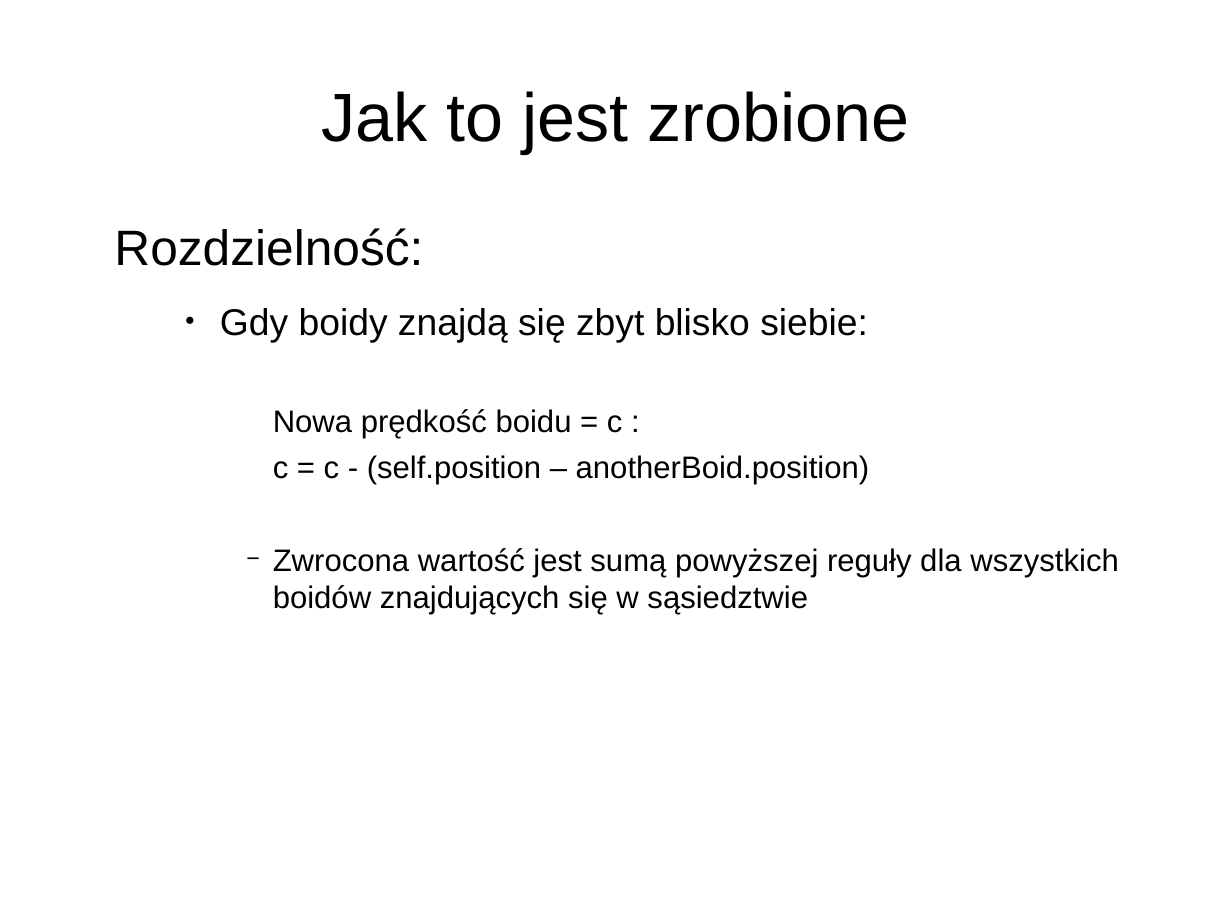
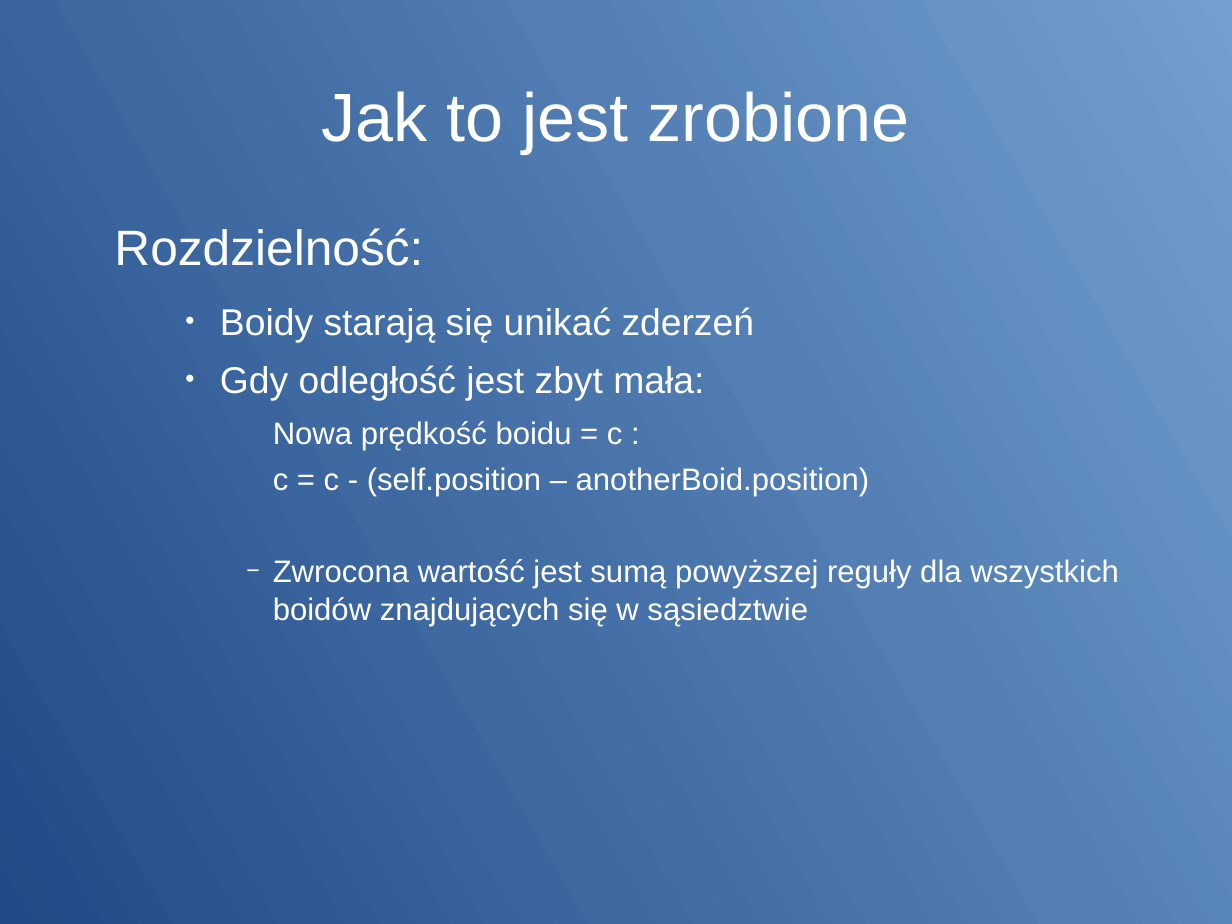
Before and after one commit to janwojcik5/HerdSimulation, a slide deck: slide 8 of Prezentacja.odp. Drawn at 1232x924 pixels with LibreOffice and Linux fonts; fonts in the diff are those of the drawing. Boxes give left, top, right and bottom in pixels: in the first picture for what was removed or moved away, otherwise in the second. Text is boxed around its words. In the diff, an @@ line names an element or a change of style, - is before the commit and + after.

```diff
--- a/Prezentacja.odp
+++ b/Prezentacja.odp
@@ background #FFFFFF to gradient #729FCF to #709DCE to #6F9CCC to #6D9ACB to #6B98C9 to #6A97C8 @@
@@ title "Jak to jest zrobione" at [321,91,909,153]: text colour #000000 to #FFFFFF @@
@@ text at [114,228,1119,626]: text colour #000000 to #FFFFFF in "Rozdzielność:", "Nowa prędkość boidu = c :", "c = c - (self.position – anotherBoid.position)", "Zwrocona wartość jest sumą powyższej reguły dla ..."; bullet colour #000000 to #FFFFFF @@
@@ text at [220,307,755,400]: text changed; text colour #000000 to #FFFFFF @@
-    ● Gdy boidy znajdą się zbyt blisko siebie:
+    ● Boidy starają się unikać zderzeń
+    ● Gdy odległość jest zbyt mała:
```
Also in this commit, not shown: 7 other slides changed, 3 slides added, 2 other files.
